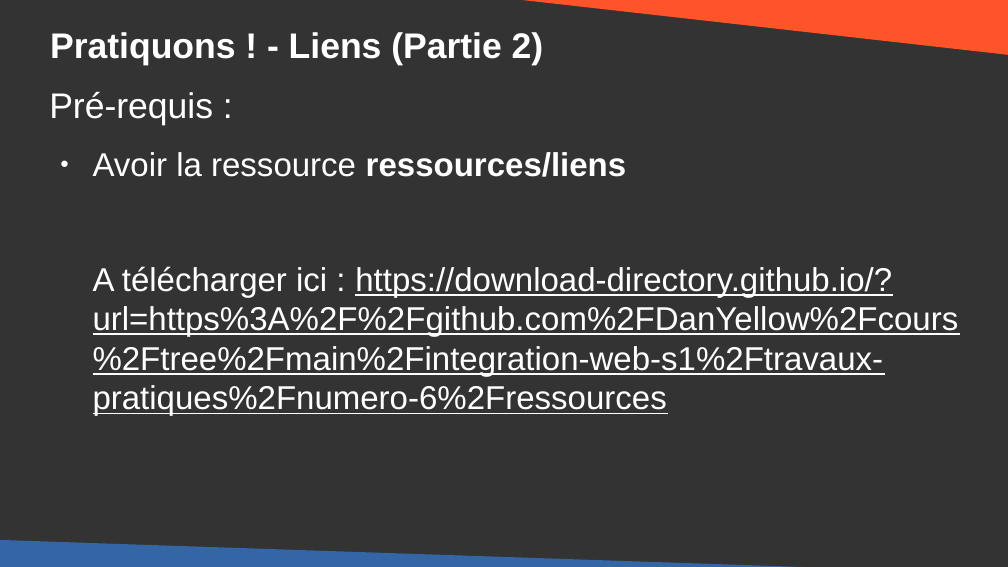
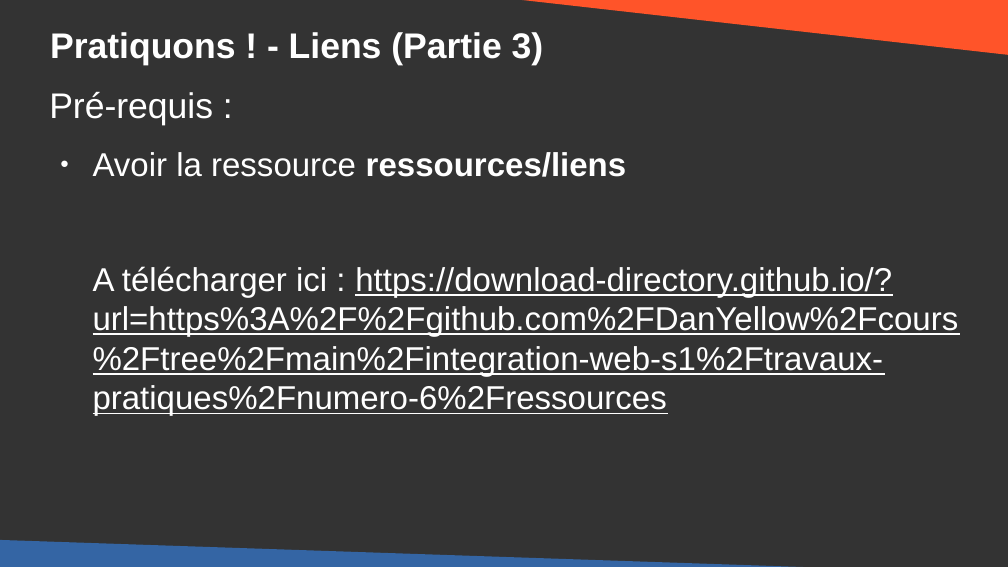
Before and after one commit to DanYellow/cours, a slide deck: slide 27 of integration-web-s1/travaux-pratiques/numero-6/presentation.odp (slide 26 before the commit). Drawn at 1008x567 pixels with LibreOffice and Linux fonts; fonts in the diff are those of the drawing. Boxes give left, top, right and bottom in pixels: in the first picture for what was removed or moved away, otherwise in the second. Text is boxed around its words. In the diff, an @@ line names an element or a change of style, - is before the commit and + after.

```diff
--- a/integration-web-s1/travaux-pratiques/numero-6/presentation.odp
+++ b/integration-web-s1/travaux-pratiques/numero-6/presentation.odp
@@ title at (50,32,544,65): text changed @@
-Pratiquons ! - Liens (Partie 2)
+Pratiquons ! - Liens (Partie 3)
```
Also in this commit, not shown: 10 other slides changed, 1 slide added, 1 other file.
